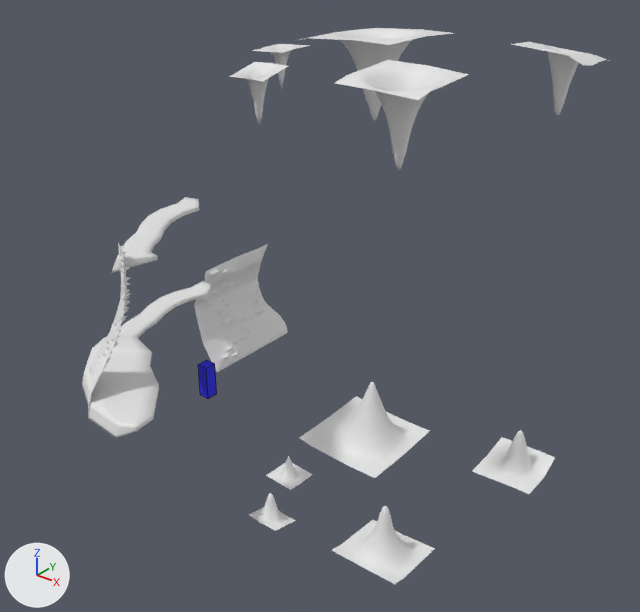
What one commit did to the Blender file models/cave/room05/room05a.blend.
Both versions are drawn from a 50 mm lens placed at (-341.6, -76.3, 24.1), pointed at (-370.6, -40.1, 1.6). Every picture has the same lights, and +X, +Y and +Z are marked at lower left. Mesh edges are drawn as thin lines on the coarser meshes.

Names of what the first picture shows: 'room05a.climbable_wall.000', 'room05a.climbable_wall.001', 'room05a.ledge.000', 'room05a.ledge.001', 'room05a.stalag.000', 'room05a.stalag.001', 'room05a.stalag.002', 'room05a.stalag.003', 'room05a.stalag.004'.
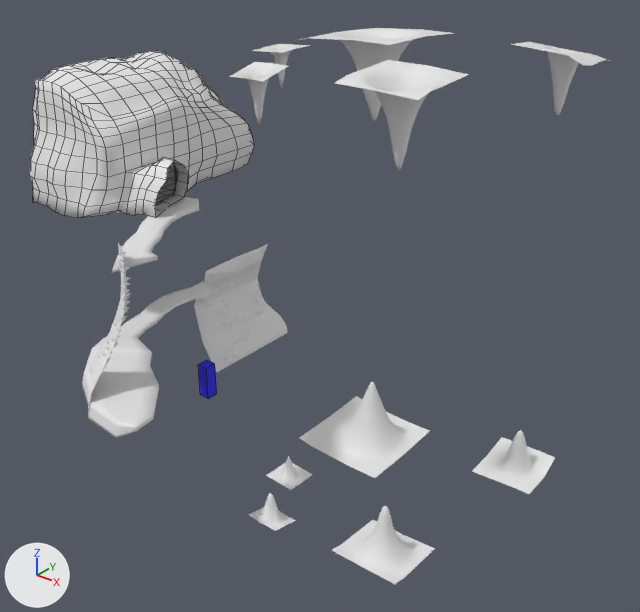
Commit message: room05a: walls and floor 001 modeled

Where the change shows, as pixel boxes [x1, y1, x2, y2] in the pictures (640 x 612 px):
'room05a.walls_and_floor.001', added: after [29, 51, 254, 218]

The change, as a list of edits to the scene's bpy script:
```text
Add me_cube_012:
    me_cube_012.from_pydata(...)  # 532 vertices, 525 faces; spans x -5.39..6.85, y -6.8..7.88, z -4.23..3.81
    me_cube_012.polygons.foreach_set('use_smooth', [True] * 525)
    me_cube_012.materials.append(mat_cavern)  # its picture is missing
Add ob_room05a_walls_and_floor_001:
    ob_room05a_walls_and_floor_001 = bpy.data.objects.new('room05a.walls_and_floor.001', me_cube_012)
    ob_room05a_walls_and_floor_001.location = (-384.61, -40.76, 10.22)
```
